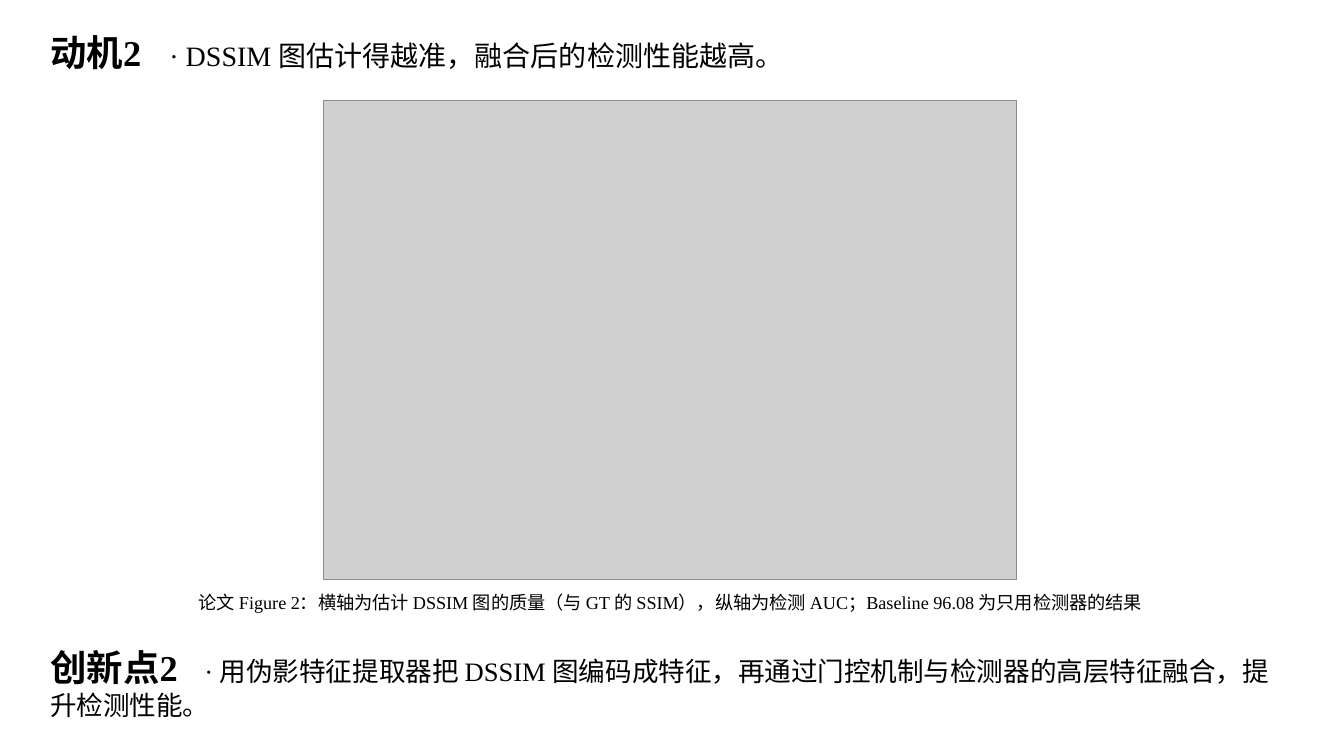
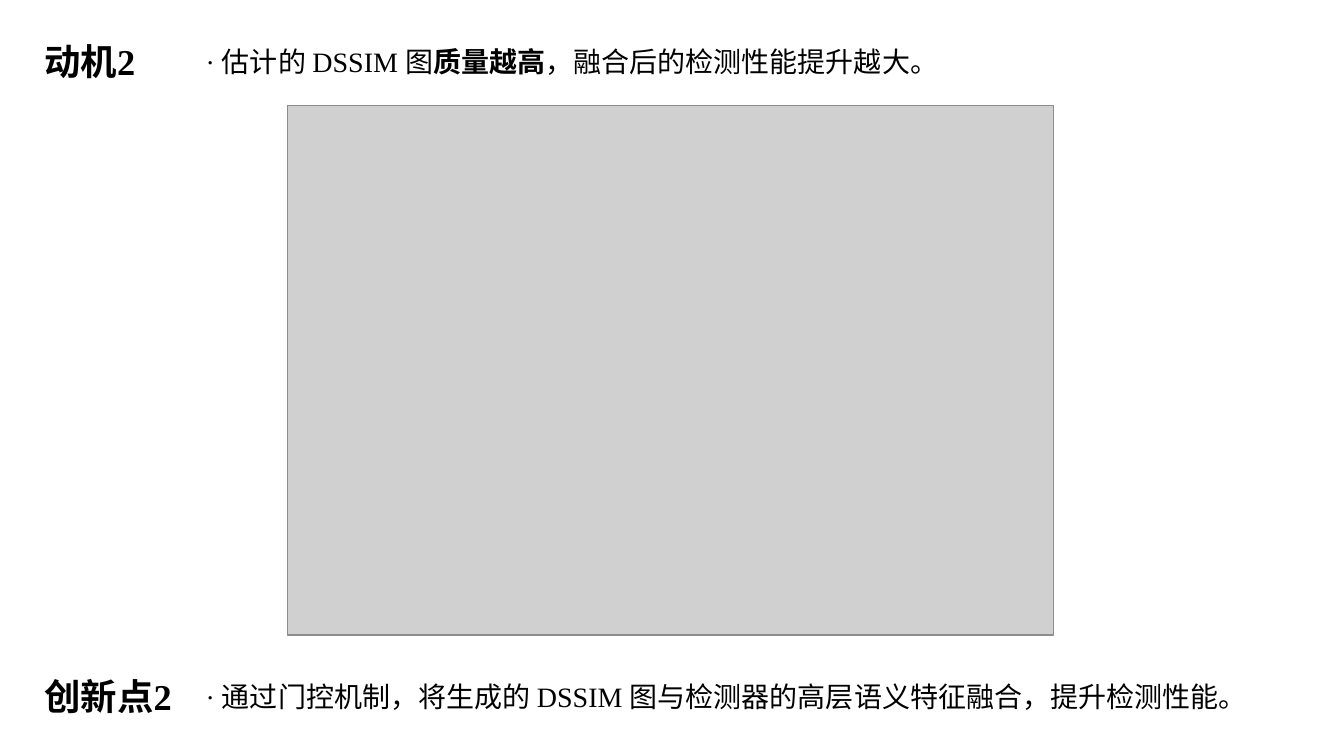
Before and after one commit to hljuzyc/Semantic-Segmentation, a slide deck: slide 4 of DiffusionFF汇报/DiffusionFF汇报.pptx. Drawn at 1344x756 pixels with LibreOffice and Linux fonts; fonts in the diff are those of the drawing; grey boxes stand for pictures. Boxes give left, top, right and bottom in pixels: in the first picture for what was removed or moved away, otherwise in the second. Text is boxed around its words. In the diff, an @@ line names an element or a change of style, - is before the commit and + after.

```diff
--- a/DiffusionFF汇报/DiffusionFF汇报.pptx
+++ b/DiffusionFF汇报/DiffusionFF汇报.pptx
@@ text "· 估计的 DSSIM 图质量越高，融合后的检测性能提升越大。" at bbox=[222, 48, 938, 75]: vertical alignment top to middle @@
@@ text added at bbox=[44, 44, 135, 79], 26 pt, text #000000, bold @@
+动机2
@@ text at bbox=[222, 48, 938, 75]: text changed @@
-动机2 · DSSIM 图估计得越准，融合后的检测性能越高。
+· 估计的 DSSIM 图质量越高，融合后的检测性能提升越大。
@@ picture: place and size @@
-picture at bbox=[324, 101, 1016, 580]
+picture at bbox=[287, 106, 1053, 635]
@@ text removed at bbox=[199, 593, 1142, 613] @@
-论文 Figure 2：横轴为估计 DSSIM 图的质量（与 GT 的 SSIM），纵轴为检测 AUC；Baseline 96.08 为只用检测器的结果
@@ text "· 通过门控机制，将生成的 DSSIM 图与检测器的高层语义特征融合，提升检测性能。" at bbox=[222, 683, 1247, 710]: vertical alignment top to middle @@
@@ text added at bbox=[44, 679, 172, 714], 26 pt, text #000000, bold @@
+创新点2
@@ text at bbox=[222, 683, 1247, 710]: text changed; size 19 to 20 pt @@
-创新点2 · 用伪影特征提取器把 DSSIM 图编码成特征，再通过门控机制与检测器的高层特征融合，提升检测性能。
+· 通过门控机制，将生成的 DSSIM 图与检测器的高层语义特征融合，提升检测性能。
```
Also in this commit, not shown: 1 other slide changed, 10 slides added, 23 slides removed, 28 other files.
